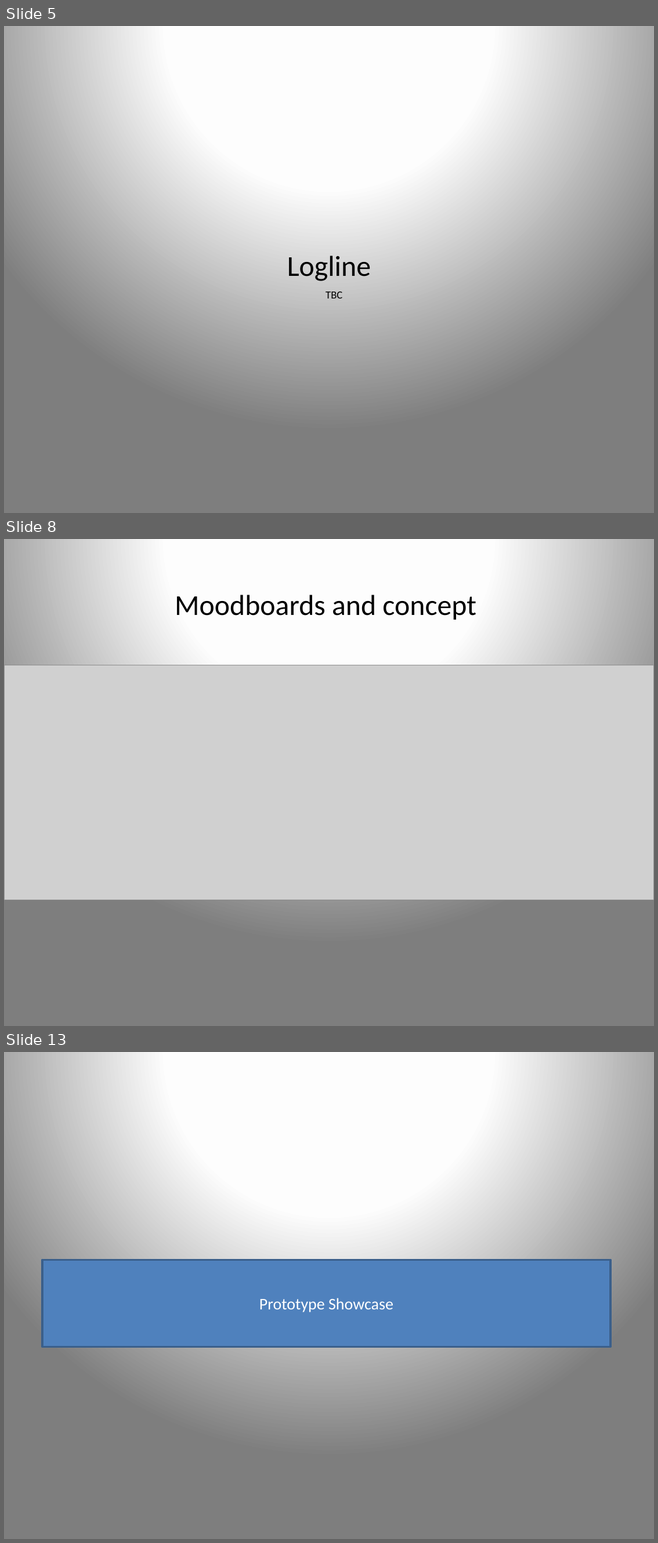
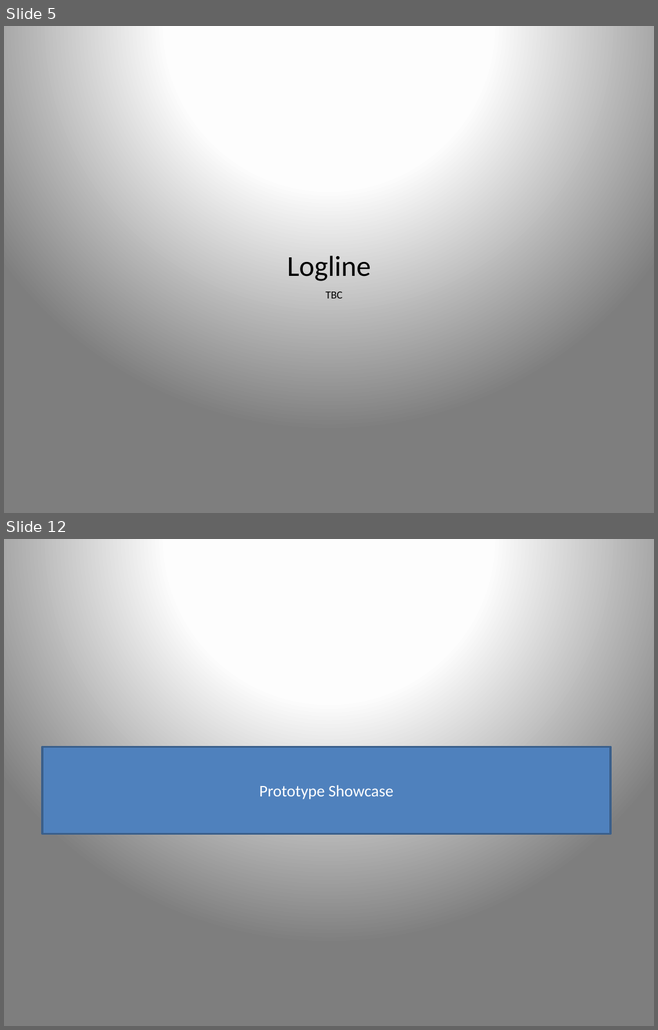
Before and after one commit to UoSGamesGroups/second-semester-s2-l4-5-group-19, a slide deck: Presentation/Pitch Presentation_Group 19.pptx. Shown one above the other, each under a label of ours: slides 5, 8 and 13 before the commit, slides 5 and 12 after it; the slides between them are not shown. The pictures are 658x1543 and 658x1030 pixels, drawn with LibreOffice and Linux fonts; fonts in the diff are those of the drawing; grey boxes stand for pictures. Boxes give left, top, right and bottom in pixels: in the first picture for what was removed or moved away, otherwise in the second. Text is boxed around its words. In the diff, an @@ line names an element or a change of style, - is before the commit and + after.

```diff
--- a/Presentation/Pitch Presentation_Group 19.pptx
+++ b/Presentation/Pitch Presentation_Group 19.pptx
@@ slide 8 removed at [4, 539, 654, 1026], background gradient #FFFFFF to #FEFEFE to #7F7F7F @@
@@ text removed at [175, 595, 476, 620] @@
-Moodboards and concept
@@ picture removed at [4, 665, 654, 900] @@
@@ what was slide 13 is now slide 12 @@
```
Also in this commit, not shown: 8 slides changed, 1 slide added, 2 other slides removed, 2 other files.
